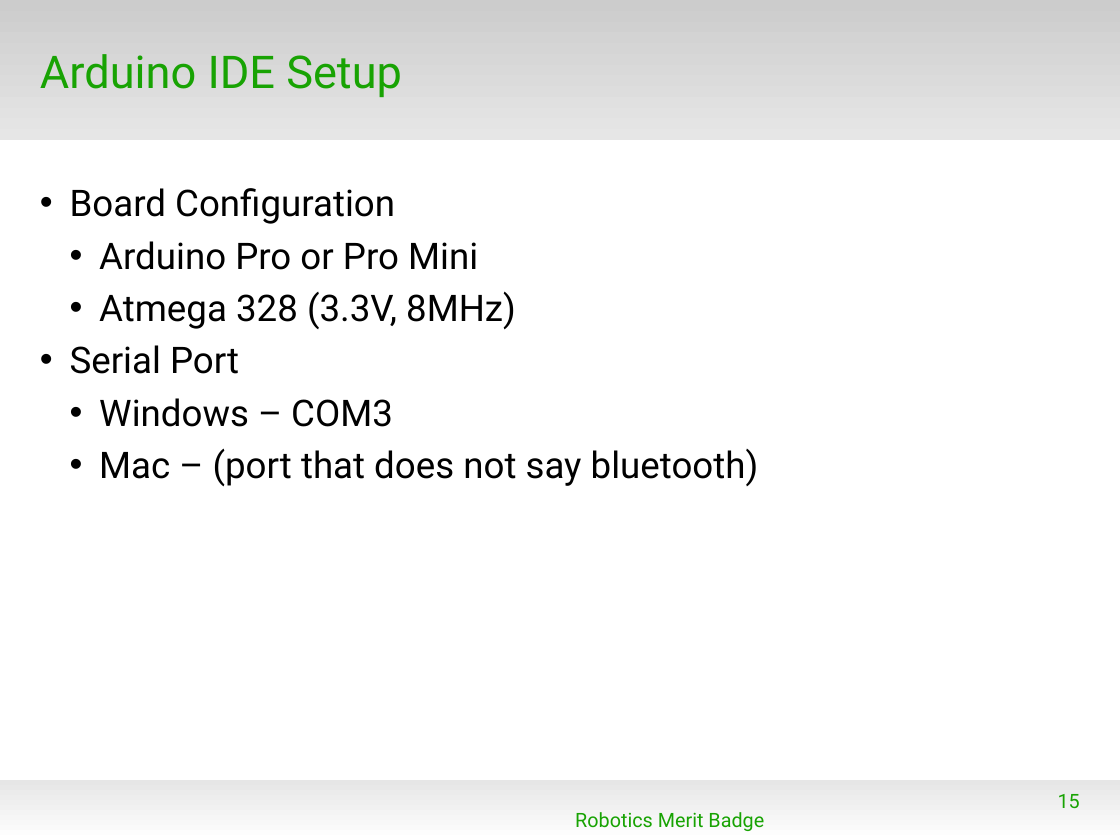
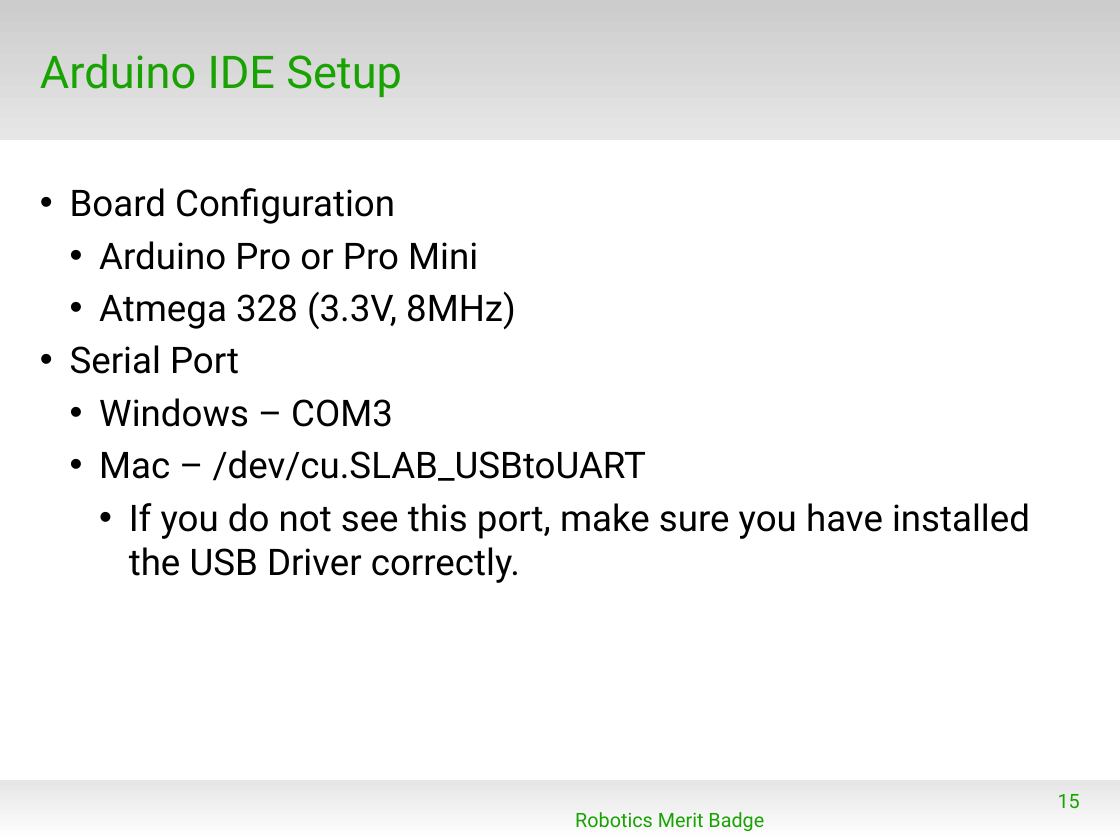
Before and after one commit to spiderman-2099/RoboticsMB, a slide deck: slide 15 of doc/RMB_Session1.odp. Drawn at 1120x840 pixels with LibreOffice and Linux fonts; fonts in the diff are those of the drawing; background and template pictures are left out. Boxes give left, top, right and bottom in pixels: in the first picture for what was removed or moved away, otherwise in the second. Text is boxed around its words. In the diff, an @@ line names an element or a change of style, - is before the commit and + after.

Commit message:
Add MacOSX Port name, minor updates

```diff
--- a/doc/RMB_Session1.odp
+++ b/doc/RMB_Session1.odp
@@ text at [99,450,1030,583]: text changed @@
-  • Mac – (port that does not say bluetooth)
+  • Mac – /dev/cu.SLAB_USBtoUART
+    • If you do not see this port, make sure you have installed the USB Driver correctly.
```
Also in this commit, not shown: 1 other slide changed, 5 other files.
